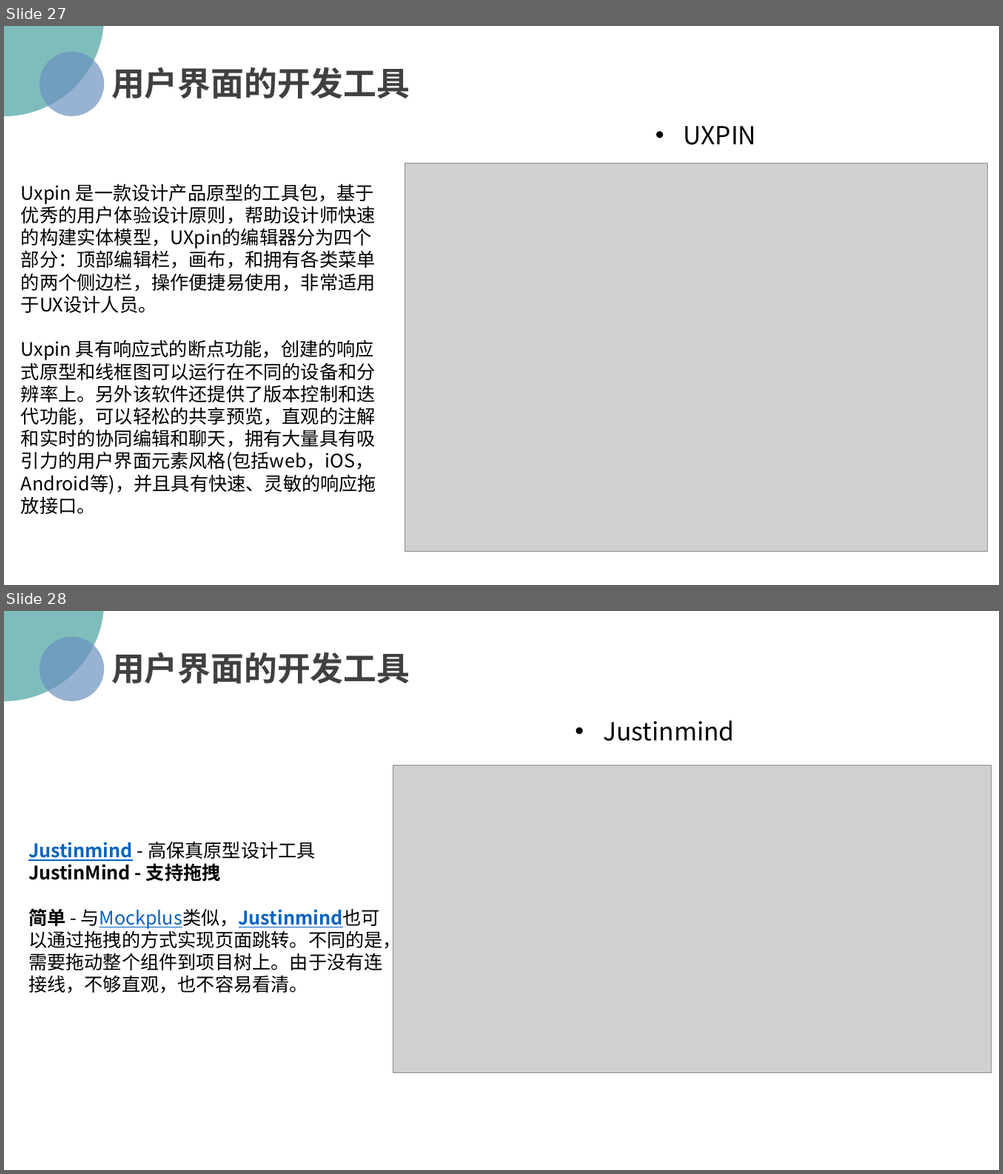
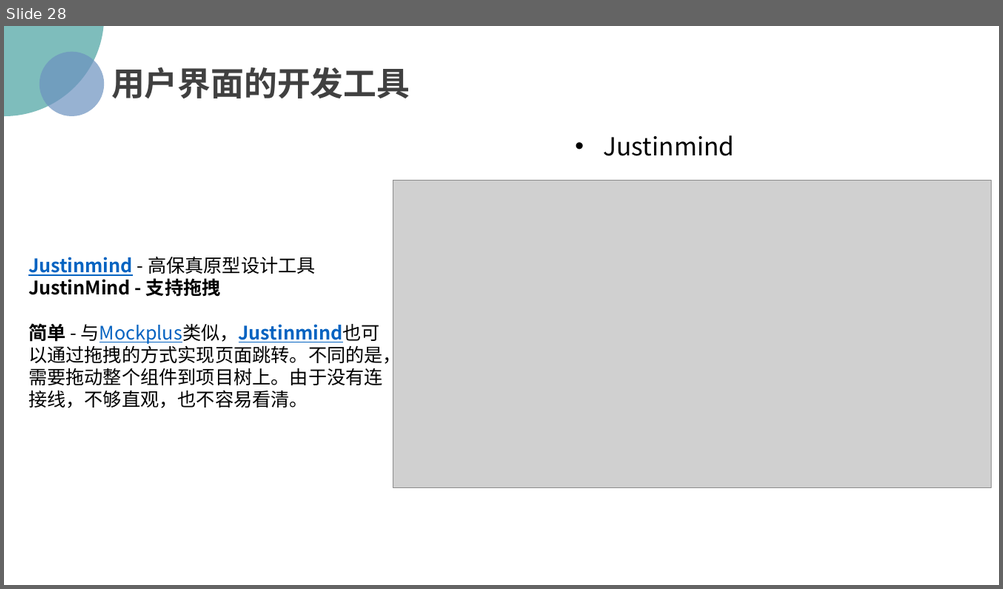
Before and after one commit to PRD2018/PRD2018-G15, a slide deck: 受控文档/02-其他任务/[PRD-15]UML基础二.pptx. Shown one above the other, each under a label of ours: slides 27 and 28 before the commit, slide 28 after it. The pictures are 1003x1174 and 1003x589 pixels, drawn with LibreOffice and Linux fonts; fonts in the diff are those of the drawing; grey boxes stand for pictures; background and template pictures are left out. Boxes give left, top, right and bottom in pixels: in the first picture for what was removed or moved away, otherwise in the second. Text is boxed around its words. In the diff, an @@ line names an element or a change of style, - is before the commit and + after.

```diff
--- a/受控文档/02-其他任务/[PRD-15]UML基础二.pptx
+++ b/受控文档/02-其他任务/[PRD-15]UML基础二.pptx
@@ slide 27 removed at (x1=4, y1=26, x2=999, y2=585), background picture (left out) @@
@@ ellipse removed at (x1=4, y1=26, x2=104, y2=116) @@
@@ ellipse removed at (x1=39, y1=51, x2=104, y2=116) @@
@@ text removed at (x1=111, y1=67, x2=410, y2=99) @@
-用户界面的开发工具
@@ text removed at (x1=683, y1=126, x2=757, y2=145) @@
-• UXPIN
@@ picture removed at (x1=404, y1=164, x2=987, y2=552) @@
@@ text removed at (x1=21, y1=184, x2=376, y2=514) @@
-Uxpin 是一款设计产品原型的工具包，基于优秀的用户体验设计原则，帮助设计师快速的构建实体模型，UXpin的编辑器分为四个部分：顶部编辑栏，画布，和拥有各类菜单的两个侧边栏，操作便捷易使用，非常适用于UX设计人员。
-Uxpin 具有响应式的断点功能，创建的响应式原型和线框图可以运行在不同的设备和分辨率上。另外该软件还提供了版本控制和迭代功能，可以轻松的共享预览，直观的注解和实时的协同编辑和聊天，拥有大量具有吸引力的用户界面元素风格(包括web，iOS，Android等)，并且具有快速、灵敏的响应拖放接口。
```
Also in this commit, not shown: 5 slides changed, 2 other slides removed.
